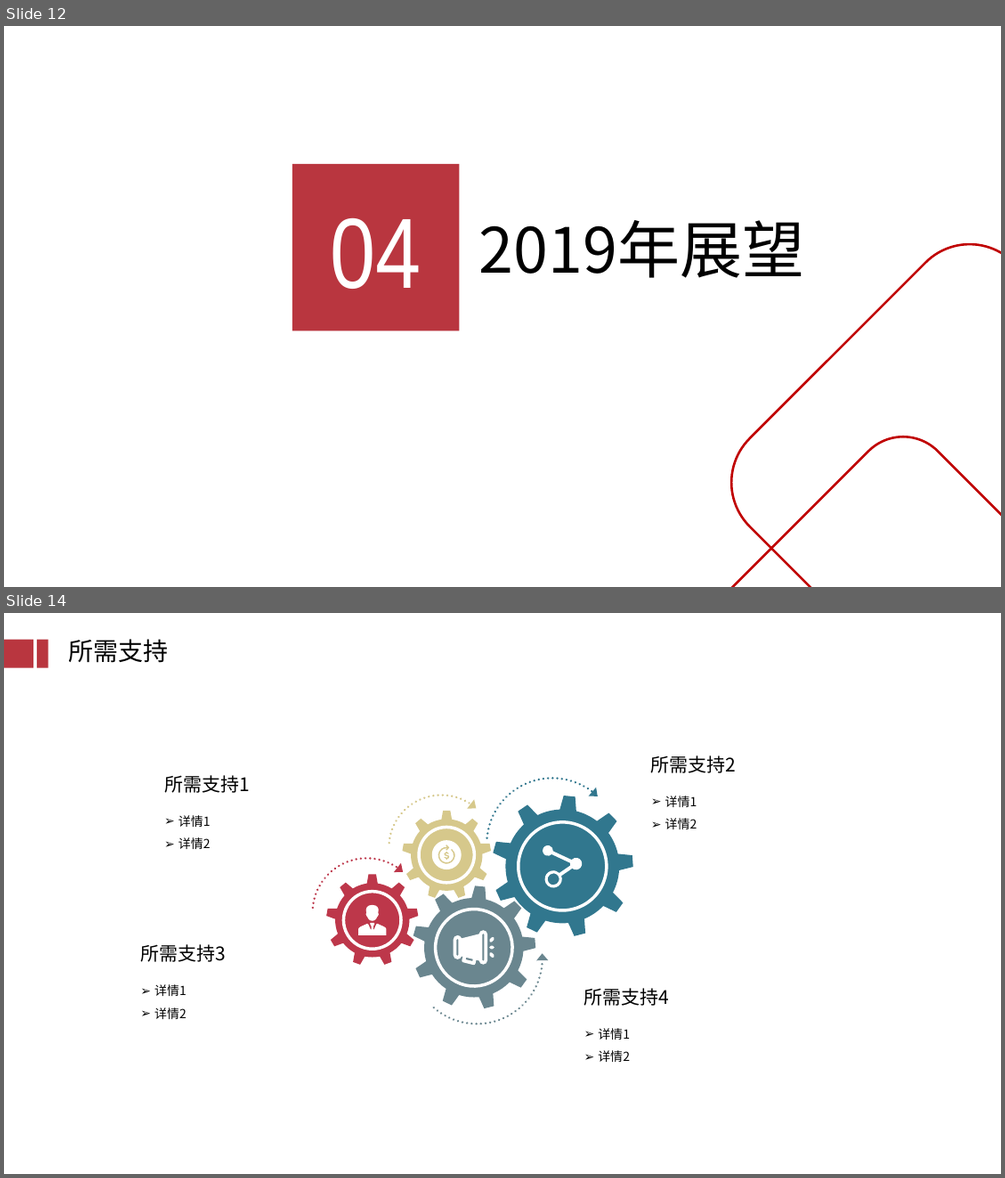
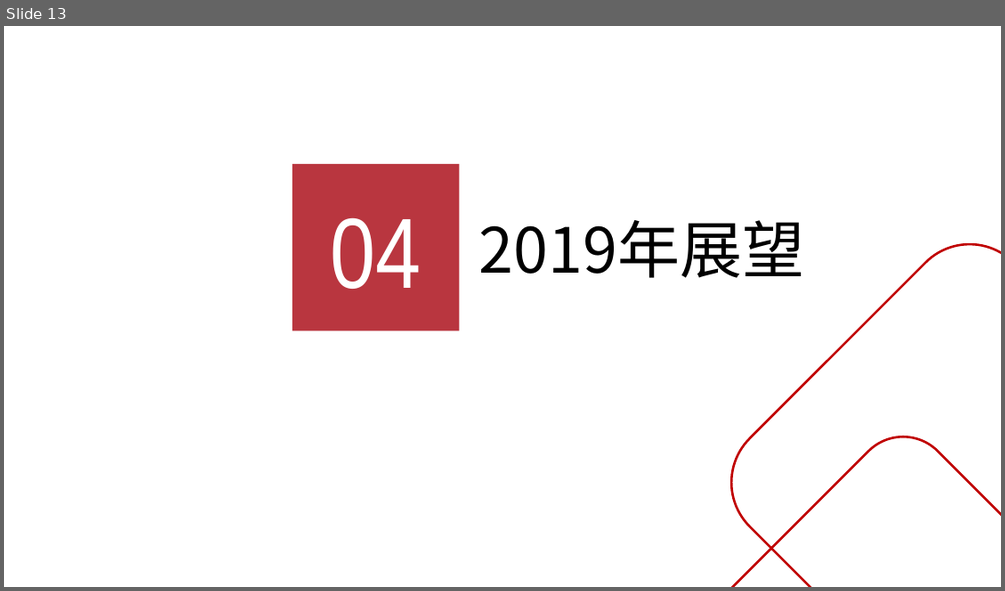
Before and after one commit to GuoXinjian/Python, a slide deck: KTS结案_V0.1.pptx. Shown one above the other, each under a label of ours: slides 12 and 14 before the commit, slide 13 after it; the slides between them are not shown. The pictures are 1005x1178 and 1005x591 pixels, drawn with LibreOffice and Linux fonts; fonts in the diff are those of the drawing; background and template pictures are left out. Boxes give left, top, right and bottom in pixels: in the first picture for what was removed or moved away, otherwise in the second. Text is boxed around its words. In the diff, an @@ line names an element or a change of style, - is before the commit and + after.

```diff
--- a/KTS结案_V0.1.pptx
+++ b/KTS结案_V0.1.pptx
@@ slide 14 removed at (4, 613, 1001, 1174), background #FFFFFF @@
@@ rectangle removed at (4, 639, 33, 667) @@
@@ rectangle removed at (37, 639, 48, 667) @@
@@ text removed at (68, 639, 168, 663) @@
-所需支持
@@ text removed at (651, 755, 736, 773) @@
-所需支持2
@@ text removed at (164, 775, 250, 793) @@
-所需支持1
@@ text removed at (665, 795, 697, 829) @@
-➢ 详情1
-➢ 详情2
@@ text removed at (178, 815, 210, 849) @@
-➢ 详情1
-➢ 详情2
@@ group removed at (313, 779, 640, 1023): 8 freeform shapes, 4 ellipses, 4 arc (boxed as its full ellipse)s @@
@@ text removed at (140, 944, 226, 962) @@
-所需支持3
@@ text removed at (154, 984, 186, 1019) @@
-➢ 详情1
-➢ 详情2
@@ text removed at (584, 988, 670, 1005) @@
-所需支持4
@@ text removed at (598, 1028, 630, 1062) @@
-➢ 详情1
-➢ 详情2
@@ what was slide 12 is now slide 13 @@
```
Also in this commit, not shown: 3 slides changed, 7 slides added, 6 other slides removed.
